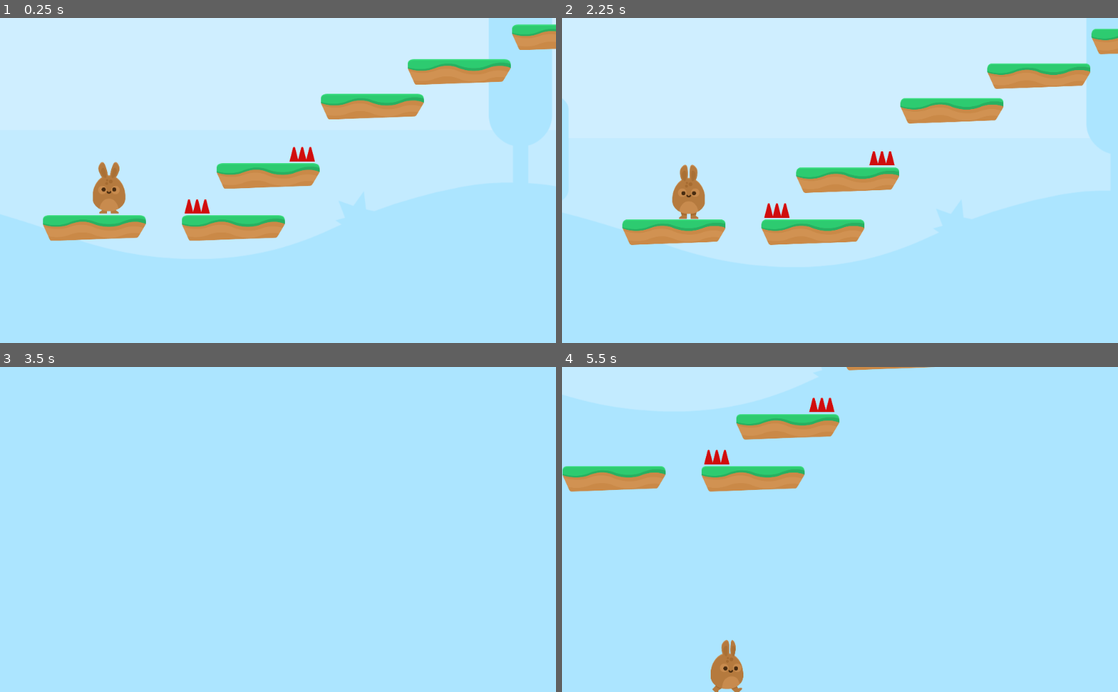
Above: before the commit, frames 1-4 (two rows, left to right).
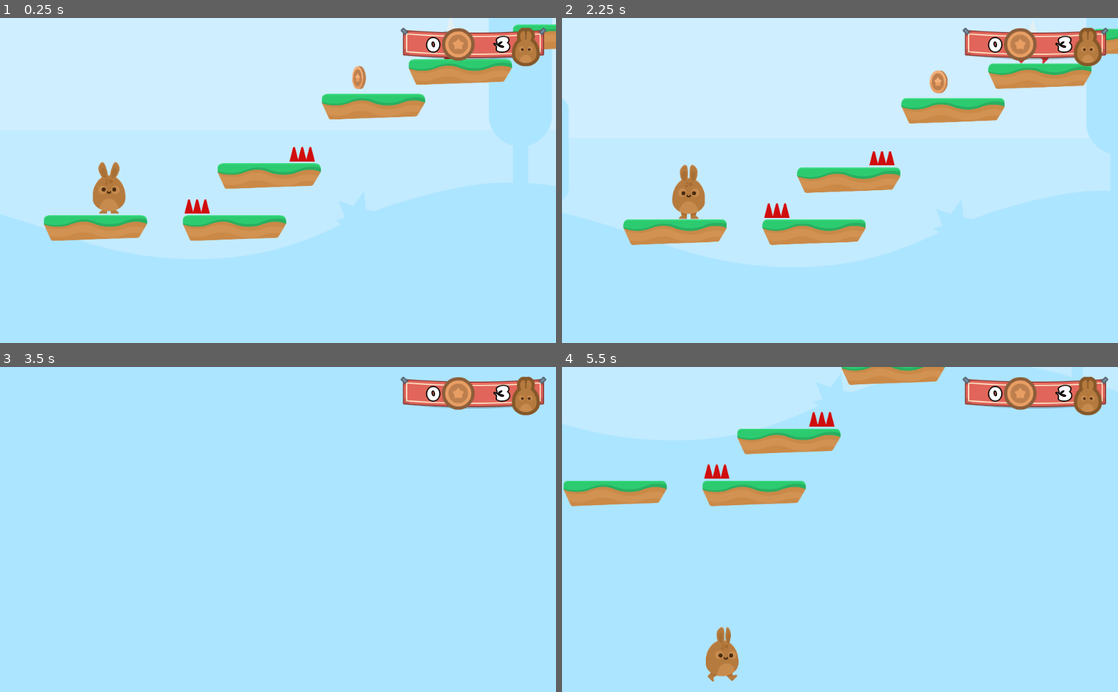
Above: after the commit, the same moments.

Repository: DariuszWlodarz/hoppy
Game: Godot game, scene res://levels/Level1.tscn
Two runs of this game, one before a commit and one after it. Both use one fixed random seed, a clock stepped at 60 frames per second and the inputs below.
Inputs (mouse positions are in pixels of both pictures, inside the frame that each line leads up to):
- Up to frame 1 (0.25 s): no input
- Up to frame 2 (2.25 s): hold D (right) 0.53-2 s; tap W (jump) at 0.77, 1.52 s; click (795, 226) at 2 s
- Up to frame 3 (3.5 s): hold A (left) from 2.78 s (still down)
- Up to frame 4 (5.5 s): release A (left) at 3.53 s; hold D (right) 3.53-4.25 s; tap W (jump) at 3.77, 5.27 s; click (795, 575) at 4.25 s; hold D (right) from 5.03 s (still down)

The runs differ from the first frame. In frame 1, 2.8% of the frame differs, in the area x 7-100%, y 1-69%; in frame 2, 2.9%; in frame 3, 2.3%; in frame 4, 10%, in the area x 0-99%, y 0-100%.

Commit message:
end game

Diff:
--- /dev/null
+++ b/GUI/GUI.gd
@@ -0,0 +1,5 @@
+extends CanvasLayer
+
+func update_GUI(lifesLeft, coins):
+	$TextureRect/HBoxContainer/LifeCount.text = String(lifesLeft)
+	$TextureRect/HBoxContainer/CoinCount.text = str(coins)
--- /dev/null
+++ b/GUI/GUI.tscn
@@ -0,0 +1,64 @@
+[gd_scene load_steps=7 format=2]
+
+[ext_resource path="res://GFX/HUD/bannerHanging.png" type="Texture" id=1]
+[ext_resource path="res://GFX/HUD/coin_bronze.png" type="Texture" id=2]
+[ext_resource path="res://GFX/HUD/lifes.png" type="Texture" id=3]
+[ext_resource path="res://Fonts/candles_.ttf" type="DynamicFontData" id=4]
+[ext_resource path="res://GUI/GUI.gd" type="Script" id=5]
+
+[sub_resource type="DynamicFont" id=1]
+size = 36
+outline_size = 2
+outline_color = Color( 0, 0, 0, 1 )
+use_filter = true
+font_data = ExtResource( 4 )
+
+[node name="GUI" type="CanvasLayer" groups=["GUI"]]
+script = ExtResource( 5 )
+
+[node name="TextureRect" type="TextureRect" parent="."]
+anchor_left = 1.0
+anchor_right = 1.0
+margin_left = -286.0
+margin_top = 18.0
+margin_bottom = 59.0
+texture = ExtResource( 1 )
+
+[node name="HBoxContainer" type="HBoxContainer" parent="TextureRect"]
+anchor_right = 1.0
+anchor_bottom = 1.0
+margin_left = 12.0
+margin_right = -30.0
+margin_bottom = -12.0
+alignment = 1
+
+[node name="CoinCount" type="Label" parent="TextureRect/HBoxContainer"]
+margin_top = 12.0
+margin_right = 60.0
+margin_bottom = 59.0
+size_flags_horizontal = 3
+custom_fonts/font = SubResource( 1 )
+text = "0"
+align = 2
+
+[node name="CoinIcon" type="TextureRect" parent="TextureRect/HBoxContainer"]
+margin_left = 64.0
+margin_right = 124.0
+margin_bottom = 71.0
+texture = ExtResource( 2 )
+
+[node name="LifeCount" type="Label" parent="TextureRect/HBoxContainer"]
+margin_left = 128.0
+margin_top = 12.0
+margin_right = 188.0
+margin_bottom = 59.0
+size_flags_horizontal = 3
+custom_fonts/font = SubResource( 1 )
+text = "0"
+align = 2
+
+[node name="LifeIcon" type="TextureRect" parent="TextureRect/HBoxContainer"]
+margin_left = 192.0
+margin_right = 244.0
+margin_bottom = 71.0
+texture = ExtResource( 3 )
--- /dev/null
+++ b/Items/Coin.gd
@@ -0,0 +1,14 @@
+extends Node2D
+
+var taken = false
+
+
+func _on_Area2D_body_entered(body):
+	if not taken:
+		taken = true
+		$AnimationPlayer.play("die")
+		$AudioStreamPlayer2D.play()
+		get_tree().call_group("Gamestate", "coin_up")
+
+func die():
+	queue_free()
--- /dev/null
+++ b/Items/Coin.tscn
@@ -0,0 +1,88 @@
+[gd_scene load_steps=11 format=2]
+
+[ext_resource path="res://GFX/Items/bronze_2.png" type="Texture" id=1]
+[ext_resource path="res://GFX/Items/bronze_1.png" type="Texture" id=2]
+[ext_resource path="res://Items/Coin.gd" type="Script" id=3]
+[ext_resource path="res://SFX/coin_SFX.wav" type="AudioStream" id=4]
+[ext_resource path="res://GFX/Items/bronze_3.png" type="Texture" id=5]
+[ext_resource path="res://GFX/Items/bronze_4.png" type="Texture" id=6]
+
+[sub_resource type="SpriteFrames" id=1]
+animations = [ {
+"frames": [ ExtResource( 2 ), ExtResource( 1 ), ExtResource( 5 ), ExtResource( 6 ), ExtResource( 5 ), ExtResource( 1 ) ],
+"loop": true,
+"name": "spin",
+"speed": 9.0
+} ]
+
+[sub_resource type="CircleShape2D" id=2]
+radius = 43.2897
+
+[sub_resource type="Animation" id=3]
+length = 0.001
+tracks/0/type = "value"
+tracks/0/path = NodePath(".:scale")
+tracks/0/interp = 1
+tracks/0/loop_wrap = true
+tracks/0/imported = false
+tracks/0/enabled = true
+tracks/0/keys = {
+"times": PoolRealArray( 0 ),
+"transitions": PoolRealArray( 1 ),
+"update": 0,
+"values": [ Vector2( 1, 1 ) ]
+}
+
+[sub_resource type="Animation" id=4]
+resource_name = "die"
+length = 0.5
+tracks/0/type = "value"
+tracks/0/path = NodePath(".:scale")
+tracks/0/interp = 1
+tracks/0/loop_wrap = true
+tracks/0/imported = false
+tracks/0/enabled = true
+tracks/0/keys = {
+"times": PoolRealArray( 0, 0.15, 0.5 ),
+"transitions": PoolRealArray( 1, 1, 1 ),
+"update": 0,
+"values": [ Vector2( 1, 1 ), Vector2( 1.2, 1.2 ), Vector2( 0.01, 0.01 ) ]
+}
+tracks/1/type = "method"
+tracks/1/path = NodePath(".")
+tracks/1/interp = 1
+tracks/1/loop_wrap = true
+tracks/1/imported = false
+tracks/1/enabled = true
+tracks/1/keys = {
+"times": PoolRealArray( 0.5 ),
+"transitions": PoolRealArray( 1 ),
+"values": [ {
+"args": [  ],
+"method": "die"
+} ]
+}
+
+[node name="Coin" type="Node2D"]
+script = ExtResource( 3 )
+
+[node name="AnimatedSprite" type="AnimatedSprite" parent="."]
+frames = SubResource( 1 )
+animation = "spin"
+playing = true
+
+[node name="Area2D" type="Area2D" parent="."]
+collision_layer = 8
+
+[node name="CollisionShape2D" type="CollisionShape2D" parent="Area2D"]
+shape = SubResource( 2 )
+
+[node name="AudioStreamPlayer2D" type="AudioStreamPlayer2D" parent="."]
+stream = ExtResource( 4 )
+volume_db = -45.0
+
+[node name="AnimationPlayer" type="AnimationPlayer" parent="."]
+anims/RESET = SubResource( 3 )
+anims/die = SubResource( 4 )
+
+[connection signal="body_entered" from="Area2D" to="." method="_on_Area2D_body_entered"]
--- /dev/null
+++ b/Items/Portal.gd
@@ -0,0 +1,9 @@
+extends Node2D
+
+
+func _ready():
+	pass
+
+
+func _on_Area2D_body_entered(body):
+	get_tree().call_group("Gamestate", "win_game")
--- /dev/null
+++ b/Items/Portal.tscn
@@ -0,0 +1,84 @@
+[gd_scene load_steps=8 format=2]
+
+[ext_resource path="res://GFX/Items/portal_yellow.png" type="Texture" id=1]
+[ext_resource path="res://GFX/Particles/portal_yellowParticle.png" type="Texture" id=2]
+[ext_resource path="res://Items/Portal.gd" type="Script" id=3]
+
+[sub_resource type="RectangleShape2D" id=1]
+extents = Vector2( 116, 42.5 )
+
+[sub_resource type="Animation" id=2]
+resource_name = "PortalStretch"
+length = 2.0
+loop = true
+step = 1.0
+tracks/0/type = "value"
+tracks/0/path = NodePath(".:scale")
+tracks/0/interp = 1
+tracks/0/loop_wrap = true
+tracks/0/imported = false
+tracks/0/enabled = true
+tracks/0/keys = {
+"times": PoolRealArray( 0.06, 1 ),
+"transitions": PoolRealArray( 1, 1 ),
+"update": 0,
+"values": [ Vector2( 1, 1 ), Vector2( 1.1, 1 ) ]
+}
+
+[sub_resource type="Animation" id=3]
+length = 0.001
+tracks/0/type = "value"
+tracks/0/path = NodePath(".:scale")
+tracks/0/interp = 1
+tracks/0/loop_wrap = true
+tracks/0/imported = false
+tracks/0/enabled = true
+tracks/0/keys = {
+"times": PoolRealArray( 0 ),
+"transitions": PoolRealArray( 1 ),
+"update": 0,
+"values": [ Vector2( 1.3, 1 ) ]
+}
+
+[sub_resource type="ParticlesMaterial" id=4]
+emission_shape = 1
+emission_sphere_radius = 64.0
+flag_disable_z = true
+direction = Vector3( 1, 1, 0 )
+spread = 87.94
+flatness = 1.0
+gravity = Vector3( 0, 0, 0 )
+initial_velocity = 30.0
+initial_velocity_random = 1.0
+angular_velocity = 30.0
+angular_velocity_random = 1.0
+orbit_velocity = 0.25
+orbit_velocity_random = 0.25
+
+[node name="Portal" type="Node2D"]
+script = ExtResource( 3 )
+
+[node name="Area2D" type="Area2D" parent="."]
+scale = Vector2( 1.3, 1 )
+collision_layer = 0
+
+[node name="Sprite" type="Sprite" parent="Area2D"]
+texture = ExtResource( 1 )
+
+[node name="CollisionShape2D" type="CollisionShape2D" parent="Area2D"]
+position = Vector2( 0, 0.5 )
+shape = SubResource( 1 )
+
+[node name="AnimationPlayer" type="AnimationPlayer" parent="Area2D"]
+autoplay = "PortalStretch"
+anims/PortalStretch = SubResource( 2 )
+anims/RESET = SubResource( 3 )
+
+[node name="Particles2D" type="Particles2D" parent="Area2D"]
+amount = 32
+lifetime = 2.0
+randomness = 1.0
+process_material = SubResource( 4 )
+texture = ExtResource( 2 )
+
+[connection signal="body_entered" from="Area2D" to="." method="_on_Area2D_body_entered"]
--- /dev/null
+++ b/NPCs/Cloud.gd
@@ -0,0 +1,18 @@
+extends Node2D
+
+var timeout = false
+
+func _process(delta):
+	if $Sprite/RayCast2D.is_colliding():
+		print('colliding')
+		fire()
+
+func fire():
+	if not timeout:
+		$Sprite/RayCast2D.add_child(load("res://NPCs/Lighting.tscn").instance())
+		$Sprite/Timer.start()
+		timeout = true
+
+
+func _on_Timer_timeout():
+	timeout = false
--- /dev/null
+++ b/NPCs/Cloud.tscn
@@ -0,0 +1,57 @@
+[gd_scene load_steps=5 format=2]
+
+[ext_resource path="res://GFX/Enemies/cloud.png" type="Texture" id=1]
+[ext_resource path="res://NPCs/Cloud.gd" type="Script" id=2]
+
+[sub_resource type="Animation" id=1]
+resource_name = "CloudDrift"
+length = 8.0
+loop = true
+tracks/0/type = "value"
+tracks/0/path = NodePath(".:position")
+tracks/0/interp = 1
+tracks/0/loop_wrap = true
+tracks/0/imported = false
+tracks/0/enabled = true
+tracks/0/keys = {
+"times": PoolRealArray( 0, 2, 6 ),
+"transitions": PoolRealArray( 1, 1, 1 ),
+"update": 0,
+"values": [ Vector2( 0, 0 ), Vector2( -500, 0 ), Vector2( 500, 0 ) ]
+}
+
+[sub_resource type="Animation" id=2]
+length = 0.001
+tracks/0/type = "value"
+tracks/0/path = NodePath(".:position")
+tracks/0/interp = 1
+tracks/0/loop_wrap = true
+tracks/0/imported = false
+tracks/0/enabled = true
+tracks/0/keys = {
+"times": PoolRealArray( 0 ),
+"transitions": PoolRealArray( 1 ),
+"update": 0,
+"values": [ Vector2( 0, 0 ) ]
+}
+
+[node name="Cloud" type="Node2D"]
+script = ExtResource( 2 )
+
+[node name="Sprite" type="Sprite" parent="."]
+self_modulate = Color( 0.556863, 0.556863, 0.556863, 1 )
+texture = ExtResource( 1 )
+
+[node name="AnimationPlayer" type="AnimationPlayer" parent="Sprite"]
+autoplay = "CloudDrift"
+anims/CloudDrift = SubResource( 1 )
+anims/RESET = SubResource( 2 )
+
+[node name="Timer" type="Timer" parent="Sprite"]
+
+[node name="RayCast2D" type="RayCast2D" parent="Sprite"]
+position = Vector2( 0, 60 )
+enabled = true
+cast_to = Vector2( 0, 750 )
+
+[connection signal="timeout" from="Sprite/Timer" to="." method="_on_Timer_timeout"]
--- /dev/null
+++ b/NPCs/Lighting.gd
@@ -0,0 +1,21 @@
+extends Node2D
+
+const SPEED = 200
+
+func _ready():
+	set_as_toplevel(true)
+	global_position = get_parent().global_position
+
+func _process(delta):
+	position.y += SPEED * delta
+	manage_collision()
+
+func manage_collision():
+	var collider = $Area2D.get_overlapping_bodies()
+	for object in collider:
+		if object.name == "Player":
+			get_tree().call_group("Gamestate", "hurt")
+		queue_free()
+
+func _on_VisibilityNotifier2D_screen_exited():
+	queue_free()
--- /dev/null
+++ b/NPCs/Lighting.tscn
@@ -0,0 +1,36 @@
+[gd_scene load_steps=6 format=2]
+
+[ext_resource path="res://GFX/Particles/lighting_yellow.png" type="Texture" id=1]
+[ext_resource path="res://GFX/Particles/lighting_blue.png" type="Texture" id=2]
+[ext_resource path="res://NPCs/Lighting.gd" type="Script" id=3]
+
+[sub_resource type="SpriteFrames" id=1]
+animations = [ {
+"frames": [ ExtResource( 2 ), ExtResource( 1 ) ],
+"loop": true,
+"name": "default",
+"speed": 5.0
+} ]
+
+[sub_resource type="RectangleShape2D" id=2]
+extents = Vector2( 27.25, 56.5 )
+
+[node name="Lighting" type="Node2D"]
+script = ExtResource( 3 )
+
+[node name="Area2D" type="Area2D" parent="."]
+collision_layer = 4
+collision_mask = 3
+
+[node name="AnimatedSprite" type="AnimatedSprite" parent="Area2D"]
+frames = SubResource( 1 )
+frame = 1
+playing = true
+
+[node name="CollisionShape2D" type="CollisionShape2D" parent="Area2D"]
+position = Vector2( 0.25, -1.5 )
+shape = SubResource( 2 )
+
+[node name="VisibilityNotifier2D" type="VisibilityNotifier2D" parent="Area2D"]
+
+[connection signal="screen_exited" from="Area2D/VisibilityNotifier2D" to="." method="_on_VisibilityNotifier2D_screen_exited"]
--- /dev/null
+++ b/NPCs/Spikeman.tscn
@@ -0,0 +1,102 @@
+[gd_scene load_steps=9 format=2]
+
+[ext_resource path="res://GFX/Enemies/spikeMan_walk1.png" type="Texture" id=1]
+[ext_resource path="res://GFX/Enemies/spikeMan_stand.png" type="Texture" id=2]
+[ext_resource path="res://GFX/Enemies/spikeMan_walk2.png" type="Texture" id=3]
+[ext_resource path="res://levels/SpikeTop.gd" type="Script" id=4]
+
+[sub_resource type="SpriteFrames" id=1]
+animations = [ {
+"frames": [ ExtResource( 2 ) ],
+"loop": true,
+"name": "stand",
+"speed": 5.0
+}, {
+"frames": [ ExtResource( 1 ), ExtResource( 3 ) ],
+"loop": true,
+"name": "walk",
+"speed": 5.0
+} ]
+
+[sub_resource type="CapsuleShape2D" id=2]
+radius = 45.0
+height = 74.0
+
+[sub_resource type="Animation" id=3]
+length = 0.001
+tracks/0/type = "value"
+tracks/0/path = NodePath(".:position")
+tracks/0/interp = 1
+tracks/0/loop_wrap = true
+tracks/0/imported = false
+tracks/0/enabled = true
+tracks/0/keys = {
+"times": PoolRealArray( 0 ),
+"transitions": PoolRealArray( 1 ),
+"update": 0,
+"values": [ Vector2( 0, 0 ) ]
+}
+
+[sub_resource type="Animation" id=4]
+resource_name = "Spikeman"
+length = 6.0
+loop = true
+step = 1.0
+tracks/0/type = "value"
+tracks/0/path = NodePath(".:position")
+tracks/0/interp = 1
+tracks/0/loop_wrap = true
+tracks/0/imported = false
+tracks/0/enabled = true
+tracks/0/keys = {
+"times": PoolRealArray( 0, 1, 2, 4, 5 ),
+"transitions": PoolRealArray( 1, 1, 1, 1, 1 ),
+"update": 0,
+"values": [ Vector2( 0, 0 ), Vector2( -100, 0 ), Vector2( -100, 0 ), Vector2( 100, 0 ), Vector2( 100, 0 ) ]
+}
+tracks/1/type = "value"
+tracks/1/path = NodePath("AnimatedSprite:animation")
+tracks/1/interp = 1
+tracks/1/loop_wrap = true
+tracks/1/imported = false
+tracks/1/enabled = true
+tracks/1/keys = {
+"times": PoolRealArray( 0, 1, 2, 4, 5 ),
+"transitions": PoolRealArray( 1, 1, 1, 1, 1 ),
+"update": 1,
+"values": [ "walk", "stand", "walk", "stand", "walk" ]
+}
+tracks/2/type = "value"
+tracks/2/path = NodePath("AnimatedSprite:flip_h")
+tracks/2/interp = 1
+tracks/2/loop_wrap = true
+tracks/2/imported = false
+tracks/2/enabled = true
+tracks/2/keys = {
+"times": PoolRealArray( 0, 2, 5 ),
+"transitions": PoolRealArray( 1, 1, 1 ),
+"update": 1,
+"values": [ true, false, true ]
+}
+
+[node name="Spikeman" type="Node2D"]
+
+[node name="Area2D" type="Area2D" parent="."]
+collision_layer = 4
+script = ExtResource( 4 )
+
+[node name="AnimatedSprite" type="AnimatedSprite" parent="Area2D"]
+frames = SubResource( 1 )
+animation = "stand"
+playing = true
+
+[node name="CollisionShape2D" type="CollisionShape2D" parent="Area2D"]
+position = Vector2( 0, 2 )
+shape = SubResource( 2 )
+
+[node name="AnimationPlayer" type="AnimationPlayer" parent="Area2D"]
+autoplay = "Spikeman"
+anims/RESET = SubResource( 3 )
+anims/Spikeman = SubResource( 4 )
+
+[connection signal="body_entered" from="Area2D" to="Area2D" method="_on_SpikeTop_body_entered"]
--- a/Player.gd
+++ b/Player.gd
@@ -7,7 +7,6 @@
 const JUMP_SPEED = 3000
 const WORLD_LIMIT = 4000
 const BOOST_MULTIPLAYER = 2
-var lives = 3
 
 signal animate
 
@@ -22,13 +21,15 @@
 
 func apply_gravity():
 	if position.y > WORLD_LIMIT:
-		end_game()
-	if is_on_floor():
+		get_tree().call_group("Gamestate", "end_game")
+	if is_on_floor() and motion.y > 0:
 		motion.y = 0
 	elif is_on_ceiling():
 		motion.y = 1
 	else:
 		motion.y += GRAVITY
+
+
 func jump():
 	if Input.is_action_pressed("jump") and is_on_floor():
 		motion.y -= JUMP_SPEED
@@ -47,19 +48,13 @@
 func animate():
 	emit_signal("animate", motion)
 
-func end_game():
-	get_tree().change_scene("res://levels/GameOver.tscn")
-#
 func hurt():
 	position.y -= 3
 	yield(get_tree(), "idle_frame")
-	motion.y -= JUMP_SPEED
-	lives -= 1
+	motion.y = -JUMP_SPEED
 	$PainSFX.play()
-	if lives < 0:
-		end_game()
 
 func boost():
 	position.y -= 3
 	yield(get_tree(), "idle_frame")
-	motion.y -= JUMP_SPEED * BOOST_MULTIPLAYER
+	motion.y = -JUMP_SPEED * BOOST_MULTIPLAYER
--- /dev/null
+++ b/levels/GameState.gd
@@ -0,0 +1,35 @@
+extends Node2D
+
+var lives = 3
+var coins = 0
+var target_number_of_coins = 3
+
+func _ready():
+	add_to_group("Gamestate")
+	update_gui()
+
+func hurt():
+	lives -= 1
+	$Player.hurt()
+	update_gui()
+	if lives <0:
+		end_game()
+
+func update_gui():
+	get_tree().call_group("GUI", "update_GUI", lives, coins)
+
+func coin_up():
+	coins += 1
+	if coins % target_number_of_coins == 0:
+		life_up()
+	update_gui()
+
+func life_up():
+		lives += 1
+		update_gui()
+
+func end_game():
+	get_tree().change_scene("res://levels/GameOver.tscn")
+
+func win_game():
+	get_tree().change_scene("res://levels/Victory.tscn")
--- a/levels/Level1.tscn
+++ b/levels/Level1.tscn
@@ -1,22 +1,30 @@
-[gd_scene load_steps=6 format=2]
+[gd_scene load_steps=12 format=2]
 
 [ext_resource path="res://Player.tscn" type="PackedScene" id=1]
 [ext_resource path="res://levels/PlatformTiles.tres" type="TileSet" id=2]
 [ext_resource path="res://levels/Hazards.tscn" type="PackedScene" id=3]
 [ext_resource path="res://SFX/Chiptune_Adventures_1.ogg" type="AudioStream" id=4]
 [ext_resource path="res://Items/JumpPad.tscn" type="PackedScene" id=5]
+[ext_resource path="res://levels/GameState.gd" type="Script" id=6]
+[ext_resource path="res://GUI/GUI.tscn" type="PackedScene" id=7]
+[ext_resource path="res://Items/Coin.tscn" type="PackedScene" id=8]
+[ext_resource path="res://NPCs/Spikeman.tscn" type="PackedScene" id=9]
+[ext_resource path="res://NPCs/Cloud.tscn" type="PackedScene" id=10]
+[ext_resource path="res://Items/Portal.tscn" type="PackedScene" id=11]
 
 [node name="Level1" type="Node2D"]
+script = ExtResource( 6 )
 
 [node name="Player" parent="." instance=ExtResource( 1 )]
 position = Vector2( 244, 140 )
 collision_mask = 6
 
 [node name="TileMap" type="TileMap" parent="."]
+position = Vector2( 4, 0 )
 tile_set = ExtResource( 2 )
 collision_layer = 2
 format = 1
-tile_data = PoolIntArray( -393189, 2, 0, -262123, 2, 0, -196576, 2, 0, -196563, 1, 0, -131056, 2, 0, -131020, 0, 0, 65593, 0, 0, 131082, 2, 0, 327680, 2, 0, 327688, 2, 0 )
+tile_data = PoolIntArray( -393189, 2, 0, -262123, 2, 0, -262088, 8, 0, -196576, 2, 0, -196563, 1, 0, -131056, 2, 0, -131020, 0, 0, 65593, 0, 0, 131082, 2, 0, 327680, 2, 0, 327688, 2, 0 )
 
 [node name="Hazards" type="Node" parent="."]
 
@@ -35,3 +43,27 @@
 
 [node name="JumpPad" parent="JumpPads" instance=ExtResource( 5 )]
 position = Vector2( 2322, -221 )
+
+[node name="GUI" parent="." instance=ExtResource( 7 )]
+
+[node name="Coins" type="Node" parent="."]
+
+[node name="Coin" parent="Coins" instance=ExtResource( 8 )]
+position = Vector2( 1165, -188 )
+
+[node name="Coin2" parent="Coins" instance=ExtResource( 8 )]
+position = Vector2( 1933, -449 )
+
+[node name="Coin3" parent="Coins" instance=ExtResource( 8 )]
+position = Vector2( 1529, -322 )
+
+[node name="NPCs" type="Node" parent="."]
+
+[node name="Spikeman" parent="NPCs" instance=ExtResource( 9 )]
+position = Vector2( 1528, -335 )
+
+[node name="Cloud" parent="NPCs" instance=ExtResource( 10 )]
+position = Vector2( 1930, -852 )
+
+[node name="Portal" parent="." instance=ExtResource( 11 )]
+position = Vector2( 4385, 112 )
--- a/levels/PlatformTiles.tres
+++ b/levels/PlatformTiles.tres
@@ -8,6 +8,7 @@
 [ext_resource path="res://GFX/Environment/ground_snow_small.png" type="Texture" id=6]
 [ext_resource path="res://GFX/Environment/ground_snow.png" type="Texture" id=7]
 [ext_resource path="res://GFX/Environment/ground_cake.png" type="Texture" id=8]
+[ext_resource path="res://GFX/tree.png" type="Texture" id=9]
 
 [sub_resource type="ConvexPolygonShape2D" id=1]
 points = PoolVector2Array( -187, -40, -175, -48, 179, -47, 188, -37, 191, -18, 161, 36, -160, 48, -189, -11, -191, -27 )
@@ -202,3 +203,17 @@
 "shape_transform": Transform2D( 1, 0, 0, 1, 100.5, 50 )
 } ]
 7/z_index = 0
+8/name = "Sprite"
+8/texture = ExtResource( 9 )
+8/tex_offset = Vector2( 0, 0 )
+8/modulate = Color( 1, 1, 1, 1 )
+8/region = Rect2( 0, 0, 90, 132 )
+8/tile_mode = 0
+8/occluder_offset = Vector2( 45, 66 )
+8/navigation_offset = Vector2( 45, 66 )
+8/shape_offset = Vector2( 0, 0 )
+8/shape_transform = Transform2D( 1, 0, 0, 1, 0, 0 )
+8/shape_one_way = false
+8/shape_one_way_margin = 0.0
+8/shapes = [  ]
+8/z_index = 0
--- a/levels/PlatformTiles.tscn
+++ b/levels/PlatformTiles.tscn
@@ -8,6 +8,7 @@
 [ext_resource path="res://GFX/Environment/ground_snow_small.png" type="Texture" id=6]
 [ext_resource path="res://GFX/Environment/ground_snow.png" type="Texture" id=7]
 [ext_resource path="res://GFX/Environment/ground_cake.png" type="Texture" id=8]
+[ext_resource path="res://GFX/tree.png" type="Texture" id=9]
 
 [node name="PlatformTiles" type="Node2D"]
 
@@ -82,3 +83,6 @@
 
 [node name="CollisionPolygon2D" type="CollisionPolygon2D" parent="GroundSnowSmall/StaticBody2D2"]
 polygon = PoolVector2Array( -99, -15, -78, 39, 74, 50, 101, -20, 101, -38, 91, -48, 80, -50, -87, -50, -96, -45, -101, -32 )
+
+[node name="Sprite" type="Sprite" parent="."]
+texture = ExtResource( 9 )
--- a/levels/SpikeTop.gd
+++ b/levels/SpikeTop.gd
@@ -1,7 +1,4 @@
 extends Area2D
 
 func _on_SpikeTop_body_entered(body):
-	print('1')
-	if body.has_method("hurt"):
-		print('2')
-		body.hurt()
+	get_tree().call_group("Gamestate", "hurt")
--- /dev/null
+++ b/levels/Victory.tscn
@@ -0,0 +1,34 @@
+[gd_scene load_steps=2 format=2]
+
+[ext_resource path="res://levels/GameOver.tscn" type="PackedScene" id=1]
+
+[node name="Victory" instance=ExtResource( 1 )]
+margin_left = -4.0
+margin_top = 1.0
+margin_right = -4.0
+margin_bottom = 1.0
+
+[node name="VBoxContainer" parent="CenterContainer" index="0"]
+margin_left = 393.0
+margin_top = 246.0
+margin_right = 630.0
+margin_bottom = 353.0
+
+[node name="Label" parent="CenterContainer/VBoxContainer" index="0"]
+margin_right = 237.0
+margin_bottom = 32.0
+text = "I co latwo bylo ? :D"
+
+[node name="HBoxContainer" parent="CenterContainer/VBoxContainer" index="1"]
+margin_top = 36.0
+margin_right = 237.0
+margin_bottom = 107.0
+
+[node name="RestartButton" parent="CenterContainer/VBoxContainer/HBoxContainer" index="0"]
+margin_left = 5.0
+margin_right = 57.0
+
+[node name="Label" parent="CenterContainer/VBoxContainer/HBoxContainer" index="1"]
+margin_left = 61.0
+margin_right = 232.0
+text = "Play again"
Not shown, added: GFX/drzewa.png.import
Binary file added: GFX/tree.png
Not shown, added: GFX/tree.png.import
Not shown: 1 places in levels/PlatformTiles.tres that only renumber resources
Not shown: 1 places in levels/PlatformTiles.tscn that only renumber resources
